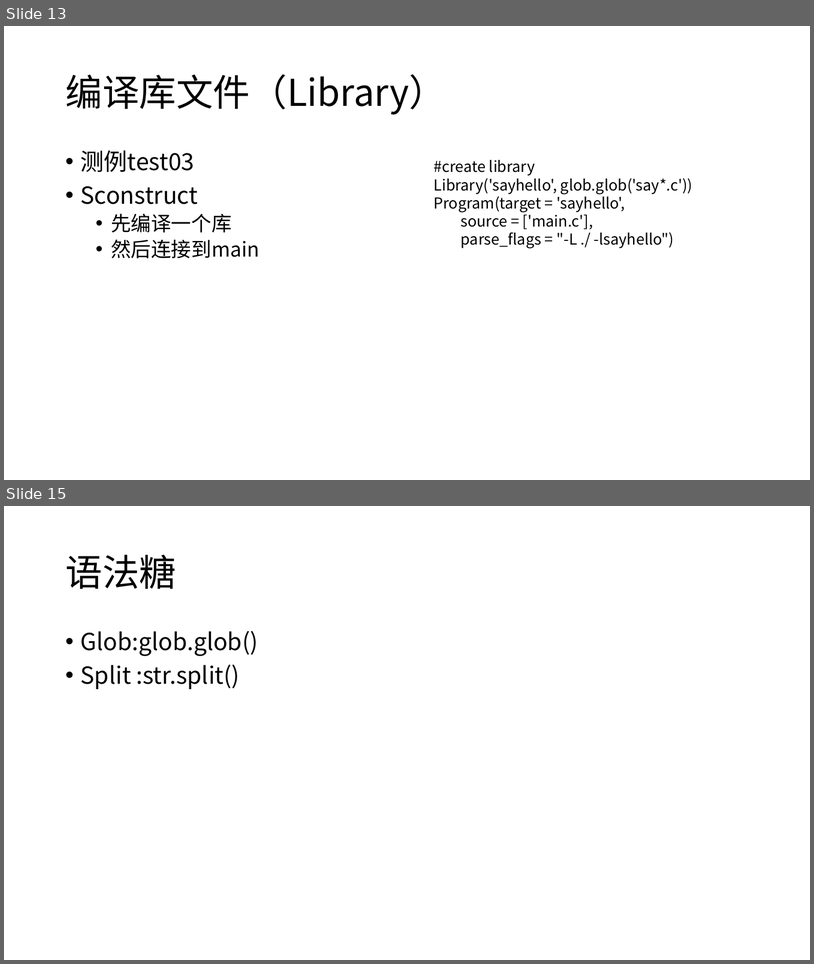
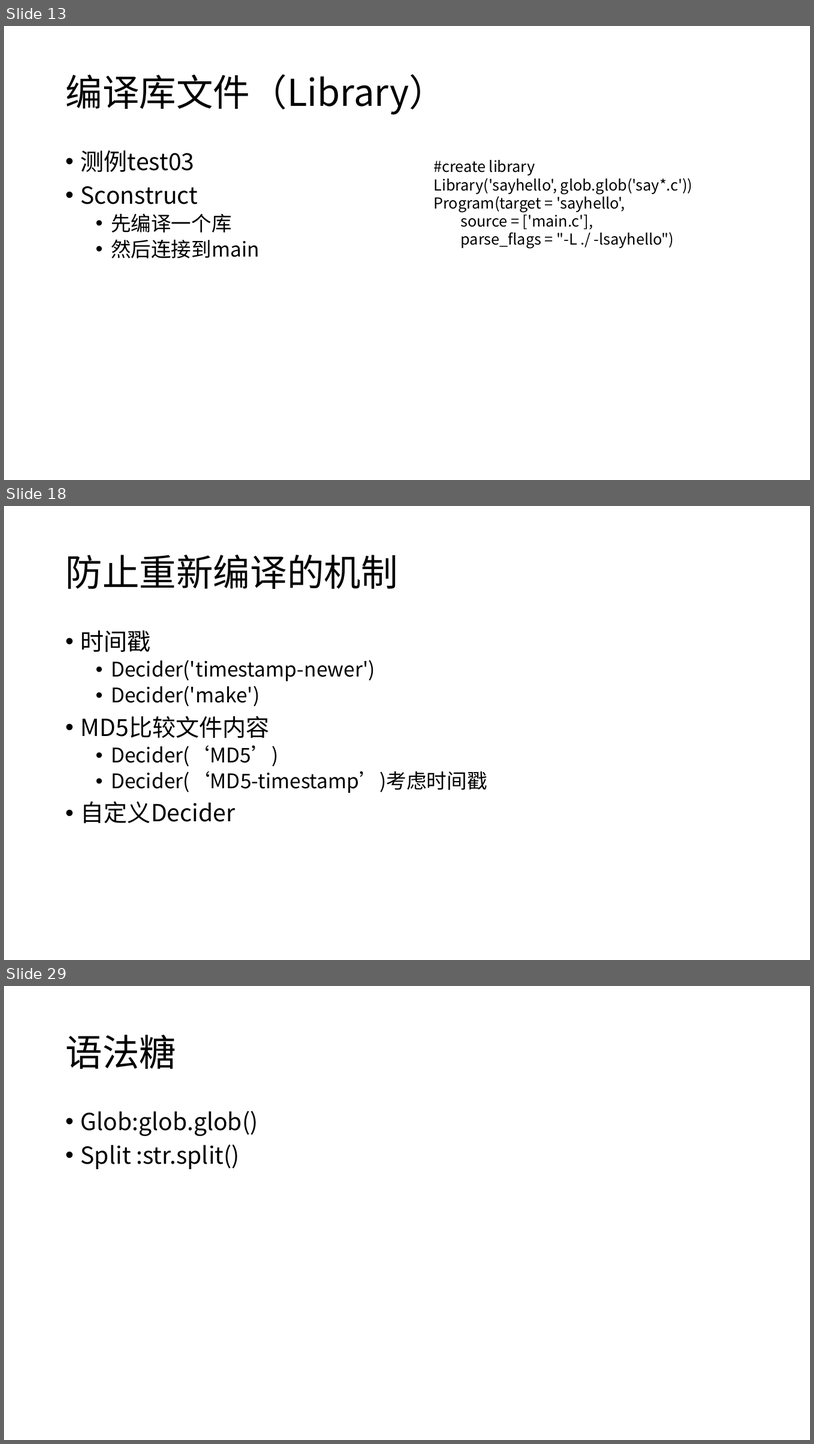
Before and after one commit to h8d9123/CSGamePhysicalEngine, a slide deck: example/learnscons/learnscons.pptx. Shown one above the other, each under a label of ours: slides 13 and 15 before the commit, slides 13, 18 and 29 after it; the slides between them are not shown. The pictures are 814x964 and 814x1444 pixels, drawn with LibreOffice and Linux fonts; fonts in the diff are those of the drawing. Boxes give left, top, right and bottom in pixels: in the first picture for what was removed or moved away, otherwise in the second. Text is boxed around its words. In the diff, an @@ line names an element or a change of style, - is before the commit and + after.

```diff
--- a/example/learnscons/learnscons.pptx
+++ b/example/learnscons/learnscons.pptx
@@ slide 18 added at [4, 506, 810, 960], background #FFFFFF @@
@@ title added at [65, 555, 398, 589], 44 pt, text #000000 @@
+防止重新编译的机制
@@ text added at [81, 630, 488, 823], 24 pt, text #000000 @@
+• 时间戳
+  • Decider('timestamp-newer')
+  • Decider('make')
+• MD5比较文件内容
+  • Decider(‘MD5’)
+  • Decider(‘MD5-timestamp’)考虑时间戳
+• 自定义Decider
@@ what was slide 15 is now slide 29 @@
```
Also in this commit, not shown: 1 slide changed, 14 other slides added, 1 slide removed, 21 other files.
